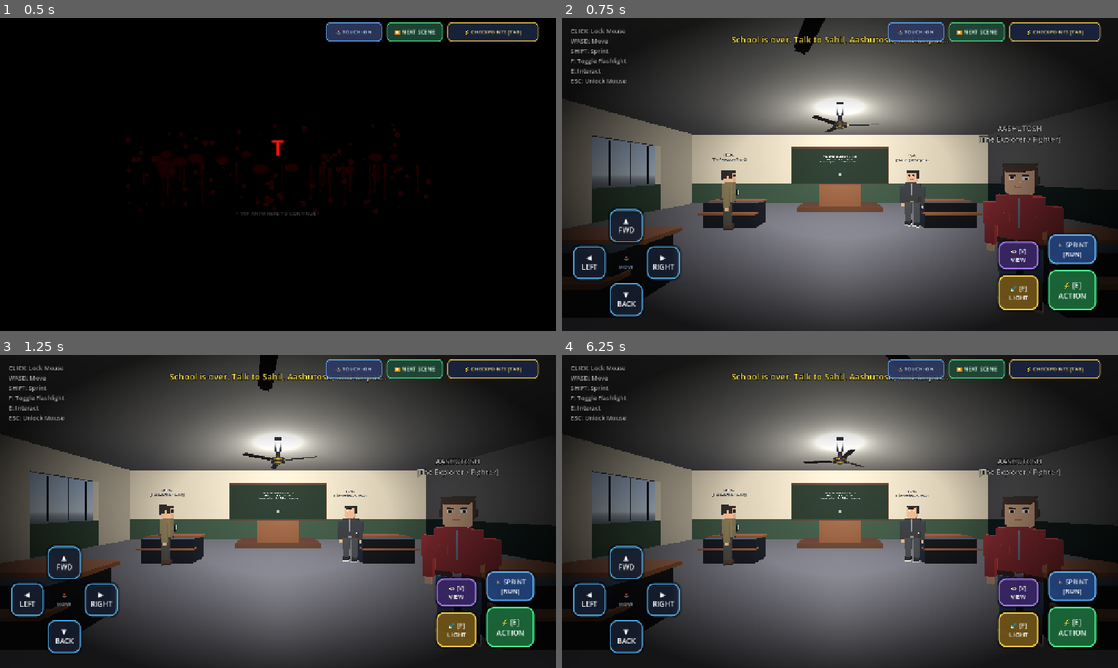
Above: before the commit, frames 1-4 (two rows, left to right).
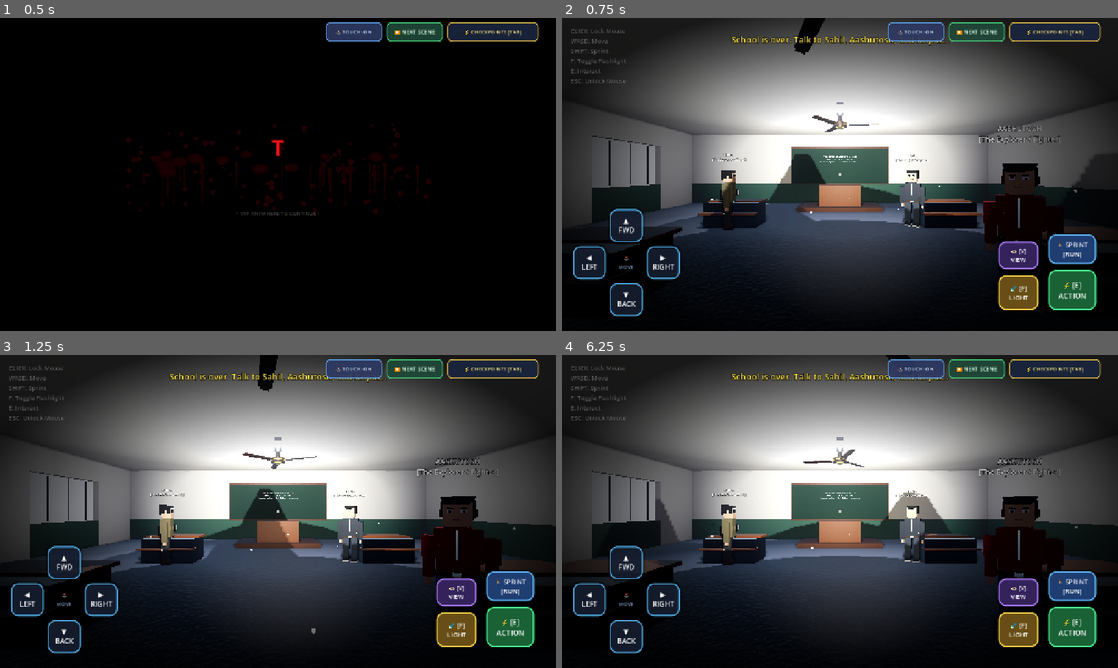
Above: after the commit, the same moments.

Repository: Sahil13092008/HorrorMission
Game: Godot game, scene res://scenes/opening_prologue.tscn
The game is run twice, just before and just after one commit, with the same random seed, the same clock (stepped at 60 frames per second) and the same inputs. Sound files missing from this copy of the repository are replaced by a short silence.
Inputs:
- Up to frame 1 (0.5 s): no input
- Up to frame 2 (0.75 s): click "⏩ NEXT SCENE" at 0.5 s
- Up to frame 3 (1.25 s): no input
- Up to frame 4 (6.25 s): click "⏩ NEXT SCENE" at 1.25 s; click "⏩ NEXT SCENE" at 2 s; click "⏩ NEXT SCENE" at 2.75 s; click "⏩ NEXT SCENE" at 3.5 s; click "⏩ NEXT SCENE" at 4.25 s; click "⏩ NEXT SCENE" at 5 s; click "⏩ NEXT SCENE" at 5.75 s

Frame 1 is identical in both runs. In frame 2, 56% of the frame differs, in the area x 0-99%, y 3-100%; in frame 3, 56%; in frame 4, 56%, in the area x 1-100%, y 3-100%.

Commit message:
Implement Option B Next-Gen visual upgrade: ACES tonemapping, bloom, SSAO, soft shadows, floating dust particles, and camera vignette for Prologue and Classroom

Diff:
--- a/scenes/classroom.tscn
+++ b/scenes/classroom.tscn
@@ -28,6 +28,26 @@
 ambient_light_source = 2
 ambient_light_color = Color(0.35, 0.35, 0.4, 1)
 ambient_light_energy = 0.6
+tonemap_mode = 3
+tonemap_exposure = 1.05
+tonemap_white = 1.15
+ssao_enabled = true
+ssao_radius = 1.8
+ssao_intensity = 2.4
+ssao_power = 1.5
+ssao_detail = 0.5
+glow_enabled = true
+glow_intensity = 0.55
+glow_strength = 0.85
+glow_bloom = 0.22
+glow_hdr_threshold = 1.0
+fog_enabled = true
+fog_light_color = Color(0.7, 0.72, 0.78, 1)
+fog_density = 0.003
+adjustment_enabled = true
+adjustment_brightness = 1.02
+adjustment_contrast = 1.15
+adjustment_saturation = 1.08
 
 [sub_resource type="StandardMaterial3D" id="Mat_Floor"]
 albedo_color = Color(0.38, 0.38, 0.42, 1)
@@ -294,7 +314,8 @@
 transform = Transform3D(0.866, -0.354, 0.354, 0, 0.707, 0.707, -0.5, -0.612, 0.612, -10, 8, 0)
 light_color = Color(1, 0.96, 0.88, 1)
 light_energy = 1.2
-shadow_enabled = false
+shadow_enabled = true
+shadow_blur = 1.5
 
 [node name="Audio" type="Node" parent="." unique_id=1622359934]
 
@@ -1705,12 +1726,16 @@
 light_color = Color(0.96, 0.98, 1, 1)
 light_energy = 2.0
 omni_range = 10.0
+shadow_enabled = true
+shadow_blur = 1.4
 
 [node name="TubeLight2" type="OmniLight3D" parent="Lights" unique_id=2054625639]
 transform = Transform3D(1, 0, 0, 0, 1, 0, 0, 0, 1, 0, 3.3, 2.5)
 light_color = Color(0.96, 0.98, 1, 1)
 light_energy = 2.0
 omni_range = 10.0
+shadow_enabled = true
+shadow_blur = 1.4
 
 [node name="TubeFixture1" type="Node3D" parent="Lights" unique_id=2120963102]
 transform = Transform3D(1, 0, 0, 0, 1, 0, 0, 0, 1, 0, 3.5, -2.5)
--- a/scripts/classroom.gd
+++ b/scripts/classroom.gd
@@ -182,6 +182,7 @@
 	if beacon_btn:
 		beacon_btn.pressed.connect(on_enter_bhangarh_clicked)
 
+	_setup_cinematic_graphics()
 	set_tubes_active(true)
 	sfx_ambience.play()
 	start_prologue_sequence()
@@ -247,6 +248,158 @@
 		   (event is InputEventScreenTouch and event.pressed) or event.is_action_pressed("interact"):
 			on_enter_bhangarh_clicked()
 			get_viewport().set_input_as_handled()
+
+func _setup_cinematic_graphics() -> void:
+	# 1. WorldEnvironment Next-Gen Configuration
+	if world_env and world_env.environment:
+		var env = world_env.environment
+		env.tonemap_mode = Environment.TONE_MAPPER_ACES
+		env.tonemap_exposure = 1.05
+		env.tonemap_white = 1.15
+
+		# Glowing bloom for fluorescent tube fixtures & supernatural red sky
+		env.glow_enabled = true
+		env.glow_intensity = 0.55
+		env.glow_strength = 0.85
+		env.glow_bloom = 0.22
+		env.glow_blend_mode = Environment.GLOW_BLEND_MODE_SOFTLIGHT
+		env.glow_hdr_threshold = 1.0
+
+		# SSAO deep corner and desk contact shadows
+		env.ssao_enabled = true
+		env.ssao_radius = 1.8
+		env.ssao_intensity = 2.4
+		env.ssao_power = 1.5
+		env.ssao_detail = 0.5
+
+		# Soft atmospheric light scattering fog
+		env.fog_enabled = true
+		env.fog_light_color = Color(0.70, 0.72, 0.78)
+		env.fog_density = 0.003
+
+		# Filmic contrast and color grading
+		env.adjustment_enabled = true
+		env.adjustment_brightness = 1.02
+		env.adjustment_contrast = 1.15
+		env.adjustment_saturation = 1.08
+
+	# 2. Soft Shadow Blurring on Lights
+	if sun_light:
+		sun_light.shadow_enabled = true
+		sun_light.shadow_blur = 1.5
+	if tubelight_1:
+		tubelight_1.shadow_enabled = true
+		tubelight_1.shadow_blur = 1.4
+	if tubelight_2:
+		tubelight_2.shadow_enabled = true
+		tubelight_2.shadow_blur = 1.4
+
+	# 3. Procedural PBR Noise Textures on Classroom Surfaces
+	_apply_procedural_normals_to_classroom()
+
+	# 4. Floating Atmospheric Dust Motes in Classroom
+	var dust = CPUParticles3D.new()
+	dust.name = "ClassroomDust"
+	dust.amount = 45
+	dust.lifetime = 5.0
+	dust.preprocess = 2.5
+	dust.randomness = 0.8
+	dust.emission_shape = CPUParticles3D.EMISSION_SHAPE_BOX
+	dust.emission_box_extents = Vector3(6.0, 1.8, 6.0)
+	dust.position = Vector3(0.0, 1.9, 0.0)
+	dust.direction = Vector3(0.1, -0.05, 0.05)
+	dust.spread = 45.0
+	dust.gravity = Vector3(0, -0.015, 0)
+	dust.initial_velocity_min = 0.05
+	dust.initial_velocity_max = 0.15
+
+	var dust_mat = StandardMaterial3D.new()
+	dust_mat.shading_mode = StandardMaterial3D.SHADING_MODE_UNSHADED
+	dust_mat.albedo_color = Color(1.0, 0.95, 0.85, 0.45)
+
+	var dust_mesh = SphereMesh.new()
+	dust_mesh.radius = 0.022
+	dust_mesh.height = 0.044
+	dust_mesh.material = dust_mat
+	dust.mesh = dust_mesh
+	add_child(dust)
+
+	# 5. Cinematic Horror Vignette Overlay on EventUI
+	var ui_node = get_node_or_null("EventUI")
+	if ui_node:
+		var vignette_rect = TextureRect.new()
+		vignette_rect.name = "HorrorVignette"
+		vignette_rect.set_anchors_preset(Control.PRESET_FULL_RECT)
+		vignette_rect.mouse_filter = Control.MOUSE_FILTER_IGNORE
+		var vig_tex = load("res://textures/vignette.png")
+		if vig_tex:
+			vignette_rect.texture = vig_tex
+			vignette_rect.expand_mode = TextureRect.EXPAND_IGNORE_SIZE
+			vignette_rect.stretch_mode = TextureRect.STRETCH_SCALE
+			vignette_rect.modulate = Color(1.0, 1.0, 1.0, 0.55)
+			ui_node.add_child(vignette_rect)
+			ui_node.move_child(vignette_rect, 0)
+
+func _apply_procedural_normals_to_classroom() -> void:
+	# Floor Tile Noise
+	var floor_node = get_node_or_null("RoomGeometry/Floor")
+	if floor_node and floor_node.material is StandardMaterial3D:
+		var m = floor_node.material as StandardMaterial3D
+		var fn = FastNoiseLite.new()
+		fn.noise_type = FastNoiseLite.TYPE_CELLULAR
+		fn.frequency = 0.22
+		fn.cellular_distance_function = FastNoiseLite.DISTANCE_MANHATTAN
+		var nt = NoiseTexture2D.new()
+		nt.width = 128
+		nt.height = 128
+		nt.noise = fn
+		nt.as_normal_map = true
+		nt.bump_strength = 2.4
+		m.normal_enabled = true
+		m.normal_texture = nt
+		m.uv1_scale = Vector3(8.0, 8.0, 8.0)
+
+	# Wood grain for desks and blackboard frame
+	var fn_wood = FastNoiseLite.new()
+	fn_wood.noise_type = FastNoiseLite.TYPE_PERLIN
+	fn_wood.frequency = 0.25
+	var nt_wood = NoiseTexture2D.new()
+	nt_wood.width = 128
+	nt_wood.height = 128
+	nt_wood.noise = fn_wood
+	nt_wood.as_normal_map = true
+	nt_wood.bump_strength = 2.8
+
+	var bb_frame = get_node_or_null("BlackboardArea/BlackboardFrame")
+	if bb_frame and bb_frame.material is StandardMaterial3D:
+		var m = bb_frame.material as StandardMaterial3D
+		m.normal_enabled = true
+		m.normal_texture = nt_wood
+		m.uv1_scale = Vector3(4.0, 1.0, 4.0)
+
+	var bb_surface = get_node_or_null("BlackboardArea/BoardSurface")
+	if bb_surface and bb_surface.material is StandardMaterial3D:
+		var m = bb_surface.material as StandardMaterial3D
+		var fn_chalk = FastNoiseLite.new()
+		fn_chalk.noise_type = FastNoiseLite.TYPE_SIMPLEX
+		fn_chalk.frequency = 0.35
+		var nt_chalk = NoiseTexture2D.new()
+		nt_chalk.width = 128
+		nt_chalk.height = 128
+		nt_chalk.noise = fn_chalk
+		nt_chalk.as_normal_map = true
+		nt_chalk.bump_strength = 1.8
+		m.normal_enabled = true
+		m.normal_texture = nt_chalk
+		m.uv1_scale = Vector3(6.0, 6.0, 6.0)
+
+	# Desk wood material (shared by all desks)
+	var desk_top = get_node_or_null("Furniture/Desks/Desk_Kripal/Top")
+	if desk_top and desk_top.material is StandardMaterial3D:
+		var m = desk_top.material as StandardMaterial3D
+		m.normal_enabled = true
+		m.normal_texture = nt_wood
+		m.uv1_scale = Vector3(3.0, 3.0, 3.0)
 
 func set_tubes_active(active: bool):
 	if tubelight_1: tubelight_1.visible = active
@@ -300,6 +453,8 @@
 	sky_tween.parallel().tween_property(sky_mat, "sky_horizon_color", Color(0.9, 0.1, 0.05), 2.0)
 	sky_tween.parallel().tween_property(world_env.environment, "ambient_light_color", Color(0.6, 0.05, 0.05), 2.0)
 	sky_tween.parallel().tween_property(world_env.environment, "ambient_light_energy", 0.35, 2.0)
+	sky_tween.parallel().tween_property(world_env.environment, "fog_light_color", Color(0.42, 0.08, 0.08), 2.0)
+	sky_tween.parallel().tween_property(world_env.environment, "fog_density", 0.007, 2.0)
 
 	subtitle.text = "खिड़की से बाहर देखो... आसमान खूनी लाल हो गया है!"
 	subtitle.add_theme_color_override("font_color", Color(1.0, 0.3, 0.3))
--- a/scripts/opening_prologue.gd
+++ b/scripts/opening_prologue.gd
@@ -137,6 +137,18 @@
 	ui_root.layer = 10
 	add_child(ui_root)
 
+	# Cinematic Horror Camera Vignette Overlay
+	var vignette_rect = TextureRect.new()
+	vignette_rect.set_anchors_preset(Control.PRESET_FULL_RECT)
+	vignette_rect.mouse_filter = Control.MOUSE_FILTER_IGNORE
+	var vig_tex = load("res://textures/vignette.png")
+	if vig_tex:
+		vignette_rect.texture = vig_tex
+		vignette_rect.expand_mode = TextureRect.EXPAND_IGNORE_SIZE
+		vignette_rect.stretch_mode = TextureRect.STRETCH_SCALE
+		vignette_rect.modulate = Color(1.0, 1.0, 1.0, 0.65)
+		ui_root.add_child(vignette_rect)
+
 	# Letterbox Top
 	letterbox_top = ColorRect.new()
 	letterbox_top.color = Color(0, 0, 0, 1)
@@ -369,6 +381,32 @@
 	blood_sky_env.fog_light_color = Color(0.38, 0.08, 0.08)
 	blood_sky_env.fog_density = 0.016
 
+	# AAA ACES Filmic Tonemapping for Blood Sky
+	blood_sky_env.tonemap_mode = Environment.TONE_MAPPER_ACES
+	blood_sky_env.tonemap_exposure = 1.05
+	blood_sky_env.tonemap_white = 1.15
+
+	# Glowing Supernatural Bloom for Anomaly & Streetlights
+	blood_sky_env.glow_enabled = true
+	blood_sky_env.glow_intensity = 0.65
+	blood_sky_env.glow_strength = 0.90
+	blood_sky_env.glow_bloom = 0.28
+	blood_sky_env.glow_blend_mode = Environment.GLOW_BLEND_MODE_SOFTLIGHT
+	blood_sky_env.glow_hdr_threshold = 1.0
+
+	# Screen Space Ambient Occlusion for deep contact shadows in forest and corners
+	blood_sky_env.ssao_enabled = true
+	blood_sky_env.ssao_radius = 1.8
+	blood_sky_env.ssao_intensity = 2.4
+	blood_sky_env.ssao_power = 1.5
+	blood_sky_env.ssao_detail = 0.5
+
+	# Filmic Color Grading
+	blood_sky_env.adjustment_enabled = true
+	blood_sky_env.adjustment_brightness = 1.02
+	blood_sky_env.adjustment_contrast = 1.18
+	blood_sky_env.adjustment_saturation = 1.12
+
 	morning_sky_env = Environment.new()
 	morning_sky_env.background_mode = Environment.BG_COLOR
 	morning_sky_env.background_color = Color(0.68, 0.84, 0.98)
@@ -379,6 +417,22 @@
 	morning_sky_env.fog_light_color = Color(0.85, 0.9, 0.95)
 	morning_sky_env.fog_density = 0.005
 
+	# AAA ACES Filmic Tonemapping for Morning Sky
+	morning_sky_env.tonemap_mode = Environment.TONE_MAPPER_ACES
+	morning_sky_env.tonemap_exposure = 1.08
+	morning_sky_env.tonemap_white = 1.20
+	morning_sky_env.glow_enabled = true
+	morning_sky_env.glow_intensity = 0.40
+	morning_sky_env.glow_bloom = 0.15
+	morning_sky_env.glow_blend_mode = Environment.GLOW_BLEND_MODE_SOFTLIGHT
+	morning_sky_env.ssao_enabled = true
+	morning_sky_env.ssao_radius = 1.6
+	morning_sky_env.ssao_intensity = 2.0
+	morning_sky_env.adjustment_enabled = true
+	morning_sky_env.adjustment_brightness = 1.04
+	morning_sky_env.adjustment_contrast = 1.12
+	morning_sky_env.adjustment_saturation = 1.08
+
 	world_env = WorldEnvironment.new()
 	world_env.environment = blood_sky_env
 	add_child(world_env)
@@ -388,6 +442,7 @@
 	blood_sky_light.light_energy = 1.3
 	blood_sky_light.rotation_degrees = Vector3(-35, 45, 0)
 	blood_sky_light.shadow_enabled = true
+	blood_sky_light.shadow_blur = 1.5
 	add_child(blood_sky_light)
 
 	sun_light = DirectionalLight3D.new()
@@ -395,6 +450,7 @@
 	sun_light.light_energy = 1.4
 	sun_light.rotation_degrees = Vector3(-38, -40, 0)
 	sun_light.shadow_enabled = true
+	sun_light.shadow_blur = 1.4
 	sun_light.visible = false
 	add_child(sun_light)
 
@@ -516,6 +572,79 @@
 		m.emission_energy_multiplier = emission_eng
 	return m
 
+# --- PROCEDURAL PBR TEXTURES (ASPHALT, SIDEWALK, SOIL, BARK) ---
+func _create_asphalt_material() -> StandardMaterial3D:
+	var mat = StandardMaterial3D.new()
+	mat.albedo_color = Color(0.12, 0.12, 0.14)
+	mat.roughness = 0.74
+	var fn = FastNoiseLite.new()
+	fn.noise_type = FastNoiseLite.TYPE_SIMPLEX
+	fn.frequency = 0.14
+	var nt = NoiseTexture2D.new()
+	nt.width = 128
+	nt.height = 128
+	nt.noise = fn
+	nt.as_normal_map = true
+	nt.bump_strength = 3.2
+	mat.normal_enabled = true
+	mat.normal_texture = nt
+	mat.uv1_scale = Vector3(8.0, 8.0, 8.0)
+	return mat
+
+func _create_sidewalk_material() -> StandardMaterial3D:
+	var mat = StandardMaterial3D.new()
+	mat.albedo_color = Color(0.26, 0.24, 0.22)
+	mat.roughness = 0.82
+	var fn = FastNoiseLite.new()
+	fn.noise_type = FastNoiseLite.TYPE_PERLIN
+	fn.frequency = 0.18
+	var nt = NoiseTexture2D.new()
+	nt.width = 128
+	nt.height = 128
+	nt.noise = fn
+	nt.as_normal_map = true
+	nt.bump_strength = 2.4
+	mat.normal_enabled = true
+	mat.normal_texture = nt
+	mat.uv1_scale = Vector3(6.0, 6.0, 6.0)
+	return mat
+
+func _create_forest_soil_material(col: Color = Color(0.08, 0.07, 0.05), uv_scale: float = 8.0) -> StandardMaterial3D:
+	var mat = StandardMaterial3D.new()
+	mat.albedo_color = col
+	mat.roughness = 0.92
+	var fn = FastNoiseLite.new()
+	fn.noise_type = FastNoiseLite.TYPE_SIMPLEX_SMOOTH
+	fn.frequency = 0.16
+	var nt = NoiseTexture2D.new()
+	nt.width = 128
+	nt.height = 128
+	nt.noise = fn
+	nt.as_normal_map = true
+	nt.bump_strength = 3.5
+	mat.normal_enabled = true
+	mat.normal_texture = nt
+	mat.uv1_scale = Vector3(uv_scale, uv_scale, uv_scale)
+	return mat
+
+func _create_tree_bark_material(col: Color) -> StandardMaterial3D:
+	var mat = StandardMaterial3D.new()
+	mat.albedo_color = col
+	mat.roughness = 0.88
+	var fn = FastNoiseLite.new()
+	fn.noise_type = FastNoiseLite.TYPE_PERLIN
+	fn.frequency = 0.25
+	var nt = NoiseTexture2D.new()
+	nt.width = 128
+	nt.height = 128
+	nt.noise = fn
+	nt.as_normal_map = true
+	nt.bump_strength = 3.8
+	mat.normal_enabled = true
+	mat.normal_texture = nt
+	mat.uv1_scale = Vector3(2.0, 6.0, 2.0)
+	return mat
+
 # --- 3D SETS BUILDER ---
 func _build_all_3d_sets() -> void:
 	_build_act1_blood_sky_road()
@@ -533,8 +662,8 @@
 	set_blood_road.position = Vector3(0, 0, 0)
 	add_child(set_blood_road)
 
-	var mat_road = _create_mat(Color(0.12, 0.12, 0.14), 0.9)
-	var mat_sidewalk = _create_mat(Color(0.24, 0.22, 0.2), 0.85)
+	var mat_road = _create_asphalt_material()
+	var mat_sidewalk = _create_sidewalk_material()
 	var mat_pole = _create_mat(Color(0.2, 0.2, 0.22), 0.5, 0.7)
 	var mat_glow = _create_mat(Color(1.0, 0.85, 0.4), 0.2, 0.0, Color(1.0, 0.8, 0.3), 3.0)
 
@@ -657,15 +786,41 @@
 	var floor_mesh = CSGBox3D.new()
 	floor_mesh.size = Vector3(60.0, 0.2, 70.0)
 	floor_mesh.position = Vector3(0, -0.1, 0)
-	floor_mesh.material = _create_mat(Color(0.06, 0.05, 0.04), 0.95)
+	floor_mesh.material = _create_forest_soil_material(Color(0.06, 0.05, 0.04), 10.0)
 	set_dense_forest.add_child(floor_mesh)
 
 	# Dirt trail down the middle
 	var trail = CSGBox3D.new()
 	trail.size = Vector3(4.2, 0.05, 70.0)
 	trail.position = Vector3(0, 0.02, 0)
-	trail.material = _create_mat(Color(0.11, 0.09, 0.06), 0.95)
+	trail.material = _create_forest_soil_material(Color(0.12, 0.10, 0.07), 4.0)
 	set_dense_forest.add_child(trail)
+
+	# Eerie Forest Ground Fog Drifting Along Trail
+	var forest_fog = CPUParticles3D.new()
+	forest_fog.amount = 24
+	forest_fog.lifetime = 6.0
+	forest_fog.preprocess = 2.0
+	forest_fog.emission_shape = CPUParticles3D.EMISSION_SHAPE_BOX
+	forest_fog.emission_box_extents = Vector3(16.0, 0.5, 30.0)
+	forest_fog.position = Vector3(0.0, 0.35, 0.0)
+	forest_fog.direction = Vector3(0.2, 0.0, 0.8)
+	forest_fog.spread = 45.0
+	forest_fog.gravity = Vector3(0, 0, 0)
+	forest_fog.initial_velocity_min = 0.2
+	forest_fog.initial_velocity_max = 0.6
+
+	var fog_mat = StandardMaterial3D.new()
+	fog_mat.transparency = BaseMaterial3D.TRANSPARENCY_ALPHA
+	fog_mat.shading_mode = StandardMaterial3D.SHADING_MODE_UNSHADED
+	fog_mat.billboard_mode = BaseMaterial3D.BILLBOARD_PARTICLES
+	fog_mat.albedo_color = Color(0.45, 0.08, 0.10, 0.14)
+
+	var fog_mesh = QuadMesh.new()
+	fog_mesh.size = Vector2(4.8, 4.8)
+	fog_mesh.material = fog_mat
+	forest_fog.mesh = fog_mesh
+	set_dense_forest.add_child(forest_fog)
 
 	# Trees placed strictly to the sides (leaving trail & clearing completely open!)
 	var tree_coords = []
@@ -700,6 +855,34 @@
 	ring.rotation_degrees = Vector3(25, 45, 0)
 	ring.material = _create_mat(Color(0.8, 0.2, 1.0), 0.1, 0.0, Color(0.9, 0.3, 1.0), 5.0)
 	anomaly_pivot.add_child(ring)
+
+	# Supernatural floating energy embers around anomaly
+	var anomaly_motes = CPUParticles3D.new()
+	anomaly_motes.amount = 40
+	anomaly_motes.lifetime = 3.2
+	anomaly_motes.preprocess = 1.5
+	anomaly_motes.randomness = 0.7
+	anomaly_motes.emission_shape = CPUParticles3D.EMISSION_SHAPE_SPHERE
+	anomaly_motes.emission_sphere_radius = 2.4
+	anomaly_motes.direction = Vector3(0, 1, 0)
+	anomaly_motes.spread = 180.0
+	anomaly_motes.gravity = Vector3(0, 0.15, 0)
+	anomaly_motes.initial_velocity_min = 0.2
+	anomaly_motes.initial_velocity_max = 0.7
+
+	var mote_mat = StandardMaterial3D.new()
+	mote_mat.shading_mode = StandardMaterial3D.SHADING_MODE_UNSHADED
+	mote_mat.albedo_color = Color(0.35, 0.9, 1.0, 0.95)
+	mote_mat.emission_enabled = true
+	mote_mat.emission = Color(0.3, 0.95, 1.0)
+	mote_mat.emission_energy_multiplier = 4.5
+
+	var mote_mesh = SphereMesh.new()
+	mote_mesh.radius = 0.035
+	mote_mesh.height = 0.07
+	mote_mesh.material = mote_mat
+	anomaly_motes.mesh = mote_mesh
+	anomaly_pivot.add_child(anomaly_motes)
 
 	forest_anomaly_light = OmniLight3D.new()
 	forest_anomaly_light.light_color = Color(0.25, 0.8, 1.0)
@@ -2399,7 +2582,7 @@
 
 func _create_detailed_forest_tree(is_morning: bool = false) -> Node3D:
 	var tree = Node3D.new()
-	var mat_trunk = _create_mat(Color(0.24, 0.15, 0.09) if not is_morning else Color(0.3, 0.2, 0.12))
+	var mat_trunk = _create_tree_bark_material(Color(0.24, 0.15, 0.09) if not is_morning else Color(0.3, 0.2, 0.12))
 	var mat_leaf = _create_mat(Color(0.1, 0.22, 0.12) if not is_morning else Color(0.15, 0.42, 0.18))
 
 	var trunk = CSGCylinder3D.new()
